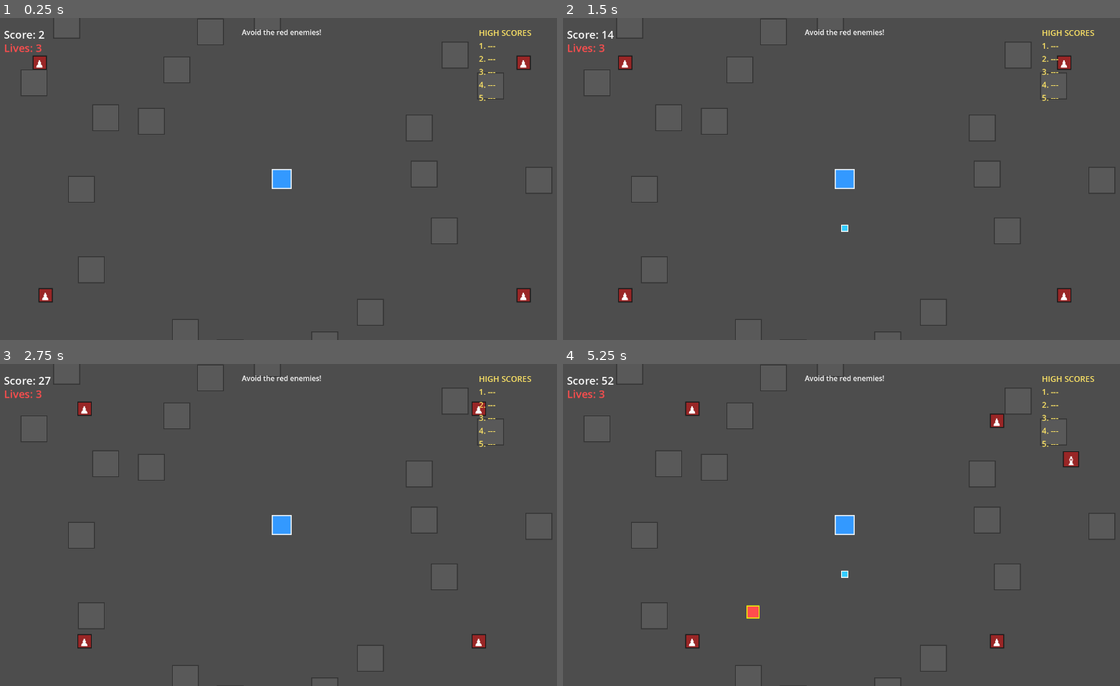
Above: before the commit, frames 1-4 (two rows, left to right).
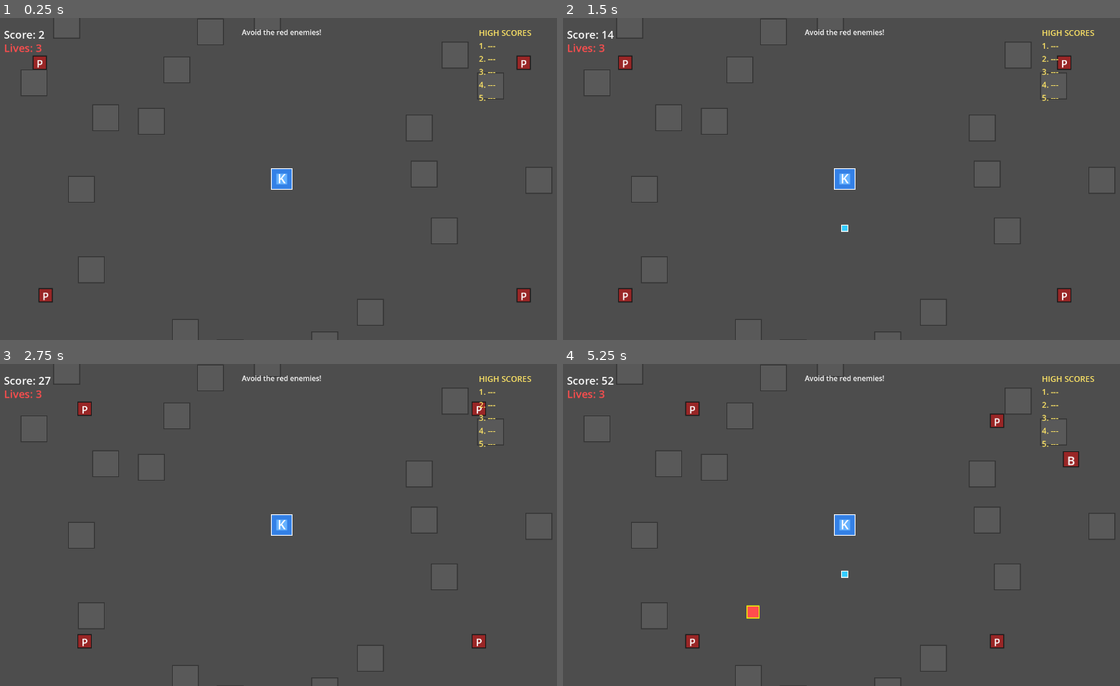
Above: after the commit, the same moments.

Repository: aryavolkan/evolve
Game: Godot game, scene res://main.tscn
Same seed, same stepped clock (60 frames per second), same inputs: the game is played once before the commit and once after it.
Inputs:
- Up to frame 1 (0.25 s): no input
- Up to frame 2 (1.5 s): tap Enter (ui_accept) at 0.5, 0.77 s; hold D (shoot_right) 0.53-1.28 s; hold S (shoot_down) from 1.28 s (still down)
- Up to frame 3 (2.75 s): tap Enter (ui_accept) at 1.52 s; release S (shoot_down) at 2.03 s; hold D (shoot_right) from 2.03 s (still down)
- Up to frame 4 (5.25 s): release D (shoot_right) at 2.78 s; hold W (shoot_up) 2.78-3.53 s; tap Enter (ui_accept) at 3.02, 3.77, 4.52, 5 s; hold A (shoot_left) 3.53-5.03 s; hold S (shoot_down) from 5.03 s (still down)

The runs differ from the first frame. In frame 1, 0.3% of the frame differs, in the area x 6-95%, y 13-88%; in frame 2, 0.3%; in frame 3, 0.3%; in frame 4, 0.4%, in the area x 22-92%, y 13-88%.

Commit message:
Add letter symbols for chess pieces (K, P, N, B, R, Q)
Replace Unicode chess symbols with simple letters since the default
Godot font doesn't support chess glyphs. Also fix player.gd to use
modulate for power-up visual effects.

Co-Authored-By: Claude Opus 4.5 <noreply@anthropic.com>

Diff:
--- a/enemy.gd
+++ b/enemy.gd
@@ -18,13 +18,13 @@
 var move_progress: float = 0.0
 const MOVE_DURATION: float = 0.3
 
-# Chess piece symbols (Unicode)
+# Chess piece symbols (letters)
 const PIECE_SYMBOLS = {
-	Type.PAWN: "♟",
-	Type.KNIGHT: "♞",
-	Type.BISHOP: "♝",
-	Type.ROOK: "♜",
-	Type.QUEEN: "♛"
+	Type.PAWN: "P",
+	Type.KNIGHT: "N",
+	Type.BISHOP: "B",
+	Type.ROOK: "R",
+	Type.QUEEN: "Q"
 }
 
 # Chess piece config: points, size, speed multiplier, move cooldown
--- a/enemy.tscn
+++ b/enemy.tscn
@@ -29,8 +29,9 @@
 offset_top = -15.0
 offset_right = 15.0
 offset_bottom = 15.0
+theme_override_colors/font_color = Color(1, 1, 1, 1)
 theme_override_font_sizes/font_size = 24
-text = "♟"
+text = "P"
 horizontal_alignment = 1
 vertical_alignment = 1
 
--- a/player.gd
+++ b/player.gd
@@ -9,7 +9,6 @@
 var is_hit: bool = false
 var is_invincible: bool = false
 var is_speed_boosted: bool = false
-var base_color: Color = Color(0.2, 0.6, 1, 1)
 var can_shoot: bool = true
 
 var projectile_scene: PackedScene = preload("res://projectile.tscn")
@@ -88,19 +87,19 @@
 
 func activate_speed_boost(duration: float) -> void:
 	is_speed_boosted = true
-	color_rect.color = Color(0, 1, 0.5, 1)  # Cyan-green
+	color_rect.modulate = Color(0.5, 1, 0.8, 1)  # Cyan-green tint
 	await get_tree().create_timer(duration).timeout
 	is_speed_boosted = false
 	if not is_invincible:
-		color_rect.color = base_color
+		color_rect.modulate = Color(1, 1, 1, 1)
 
 func activate_invincibility(duration: float) -> void:
 	is_invincible = true
-	color_rect.color = Color(1, 0.8, 0, 1)  # Gold
+	color_rect.modulate = Color(1, 0.9, 0.3, 1)  # Gold tint
 	await get_tree().create_timer(duration).timeout
 	is_invincible = false
 	if not is_speed_boosted:
-		color_rect.color = base_color
+		color_rect.modulate = Color(1, 1, 1, 1)
 
 func respawn(pos: Vector2, invincibility_duration: float) -> void:
 	position = pos
--- a/player.tscn
+++ b/player.tscn
@@ -11,18 +11,36 @@
 script = ExtResource("1_player")
 
 [node name="Border" type="ColorRect" parent="."]
+offset_left = -24.0
+offset_top = -24.0
+offset_right = 24.0
+offset_bottom = 24.0
+color = Color(1, 1, 1, 1)
+
+[node name="ColorRect" type="ColorRect" parent="."]
 offset_left = -22.0
 offset_top = -22.0
 offset_right = 22.0
 offset_bottom = 22.0
-color = Color(1, 1, 1, 1)
+color = Color(0.2, 0.5, 0.9, 1)
 
-[node name="ColorRect" type="ColorRect" parent="."]
+[node name="Inner" type="ColorRect" parent="."]
+offset_left = -12.0
+offset_top = -12.0
+offset_right = 12.0
+offset_bottom = 12.0
+color = Color(0.4, 0.7, 1, 1)
+
+[node name="Symbol" type="Label" parent="."]
 offset_left = -20.0
 offset_top = -20.0
 offset_right = 20.0
 offset_bottom = 20.0
-color = Color(0.2, 0.6, 1, 1)
+theme_override_colors/font_color = Color(1, 1, 1, 1)
+theme_override_font_sizes/font_size = 28
+text = "K"
+horizontal_alignment = 1
+vertical_alignment = 1
 
 [node name="CollisionShape2D" type="CollisionShape2D" parent="."]
 shape = SubResource("RectangleShape2D_player")
Not shown: 1 places in enemy.tscn that only renumber resources
